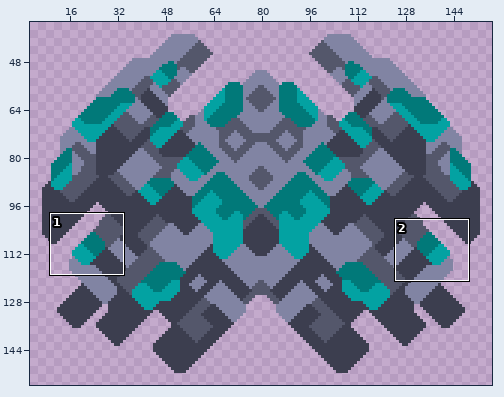
A sprite sheet gets an edit: sprites/units/cerberian/cerberian-toxopid.png. Above, an overview of the earlier version with the close-up marked.
Close-up. Before the edit:
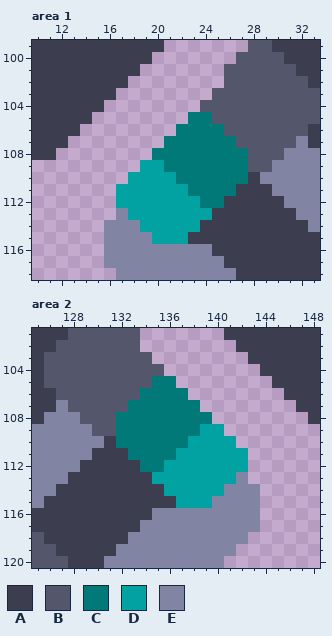
The file is 160x190 pixels. Shown: area 1: x 10..33, y 99..118; area 2: x 125..148, y 101..120. The wide view leaves out empty margins. The commit also changed other parts of the picture, which this record leaves out.
Palette (. is transparent): A #3c3e4f  B #54576b  C #017979  D #03a2a2  E #8184a3
Pixels before, area 1, first column x 10:
 99 AAAAAAAAAAA.......BBAAAA
100 AAAAAAAAAA.......BBBBAAA
101 AAAAAAAAA.......BBBBBBAA
102 AAAAAAAA........BBBBBBBA
103 AAAAAAA........BBBBBBBBB
104 AAAAAA........BBBBBBBBBB
105 AAAAA........CCBBBBBBBBB
106 AAAA........CCCCBBBBBBBA
107 AAA........CCCCCCBBBBBEA
108 AA........CCCCCCCCBBBEEE
109 .........DDCCCCCCCBBEEEE
110 ........DDDDCCCCCCAEEEEE
111 .......DDDDDDCCCCAAAEEEE
112 .......DDDDDDDCCAAAAAEEE
113 .......EDDDDDDDAAAAAAAEE
114 ......EEEDDDDDAAAAAAAAAE
115 ......EEEEDDDAAAAAAAAAAA
116 ......EEEEEEEEEAAAAAAAAA
117 ......EEEEEEEEEEAAAAAAAA
118 .......EEEEEEEEEEAAAAAAA
Pixels before, area 2, first column x 125:
101 AAABBBBBB.......AAAAAAAA
102 AABBBBBBB........AAAAAAA
103 ABBBBBBBBB........AAAAAA
104 ABBBBBBBBBB........AAAAA
105 ABBBBBBBBBCC........AAAA
106 AABBBBBBBCCCC........AAA
107 AAEBBBBBCCCCCC........AA
108 AEEEBBBCCCCCCCC........A
109 EEEEEBBCCCCCCCDD........
110 EEEEEEACCCCCCDDDD.......
111 EEEEEAAACCCCDDDDDD......
112 EEEEAAAAACCDDDDDDD......
113 EEEAAAAAAADDDDDDDE......
114 EEAAAAAAAAADDDDDEEE.....
115 EAAAAAAAAAAADDDEEEE.....
116 AAAAAAAAAAEEEEEEEEE.....
117 AAAAAAAAAEEEEEEEEEE.....
118 BAAAAAAAEEEEEEEEEE......
119 BBAAAAAEEEEEEEEEE.......
120 BBBAAAEEEEEEEEEE........
The same view after the edit:
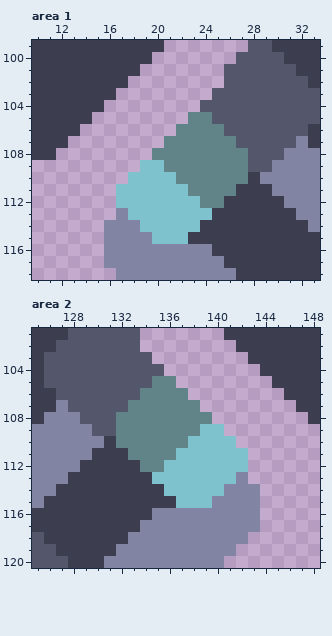
From old to new:
colour C: #017979 -> #618489
colour D: #03a2a2 -> #7ec2cd
Where, in picture pixels (left, top, right, bottom), the same in both close-ups:
changed: (116, 112, 248, 244)
changed: (116, 376, 248, 508)
